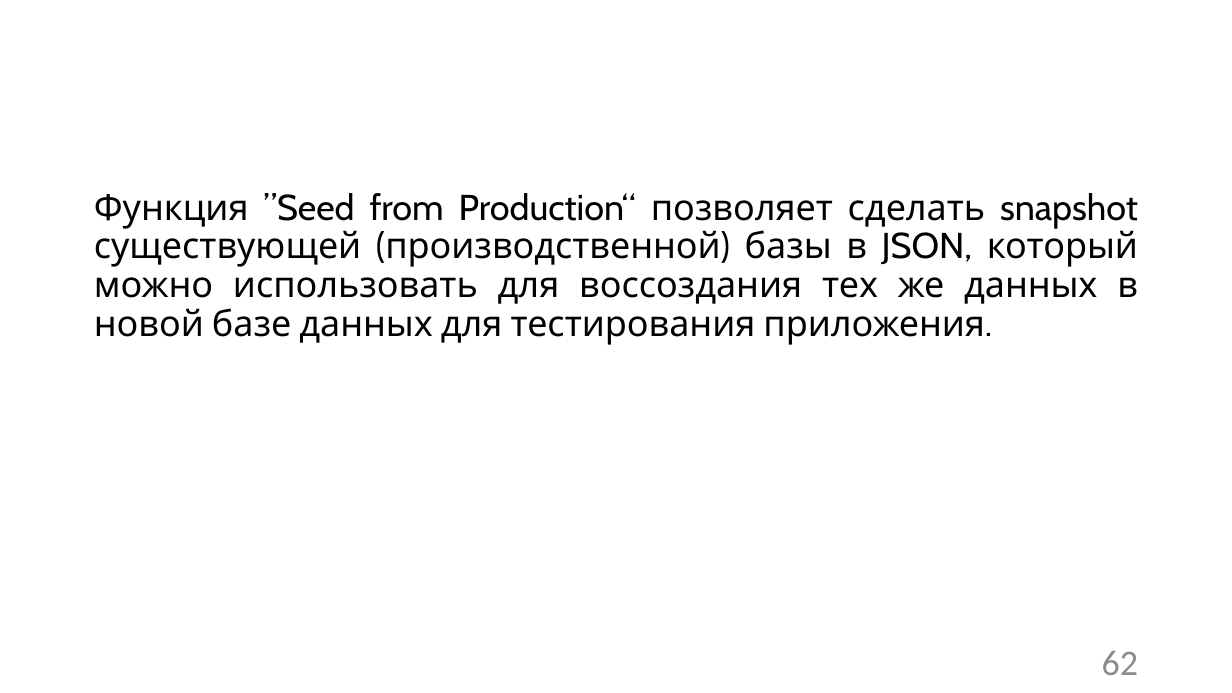
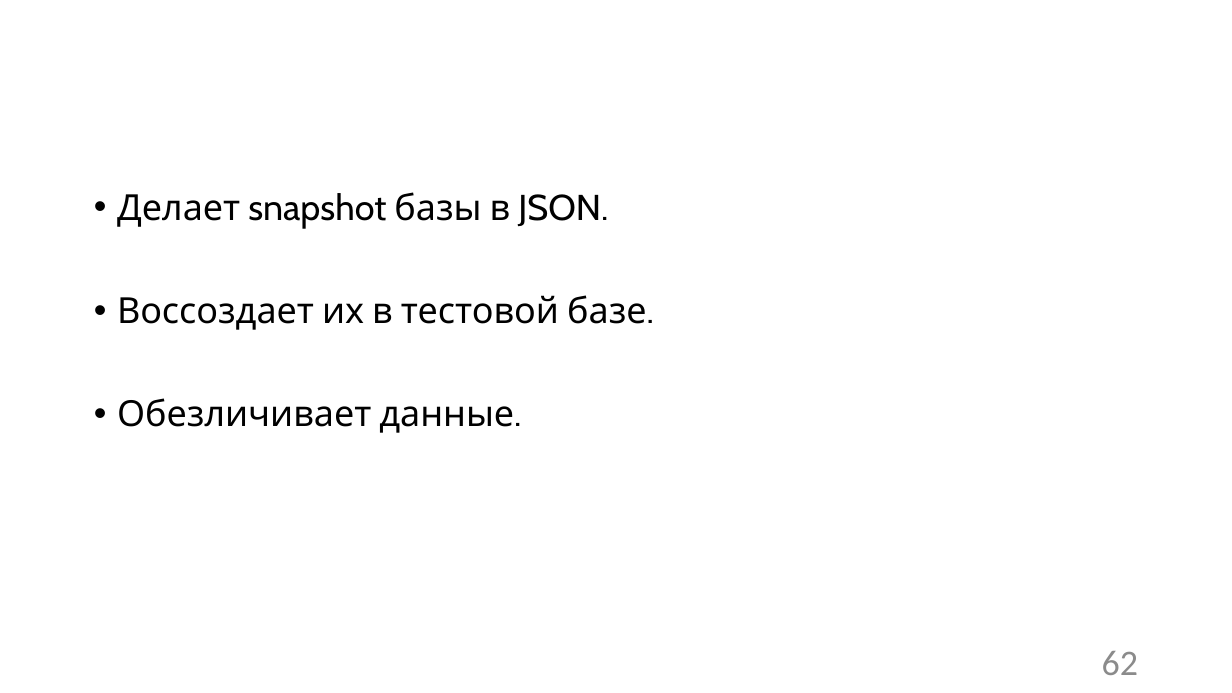
Before and after one commit to Sa1Gur/DbTest.Containers, a slide deck: slide 62 of DbaseTesting.pptx. Drawn at 1232x693 pixels with LibreOffice and Linux fonts; fonts in the diff are those of the drawing; background and template pictures are left out. Boxes give left, top, right and bottom in pixels: in the first picture for what was removed or moved away, otherwise in the second. Text is boxed around its words. In the diff, an @@ line names an element or a change of style, - is before the commit and + after.

```diff
--- a/DbaseTesting.pptx
+++ b/DbaseTesting.pptx
@@ text at [117, 192, 647, 433]: text changed @@
-Функция ”Seed from Production“ позволяет сделать snapshot существующей (производственной) базы в JSON, который можно использовать для воссоздания тех же данных в новой базе данных для тестирования приложения.
+• Делает snapshot базы в JSON.
+• Воссоздает их в тестовой базе.
+• Обезличивает данные.
```
Also in this commit, not shown: 10 other slides changed, 1 slide added, 1 slide removed, 4 other files.
